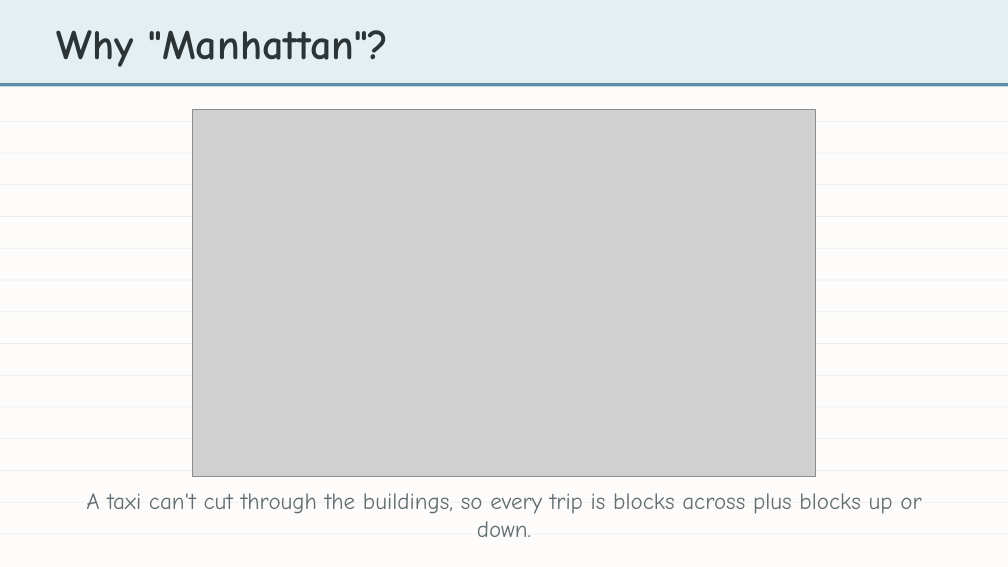
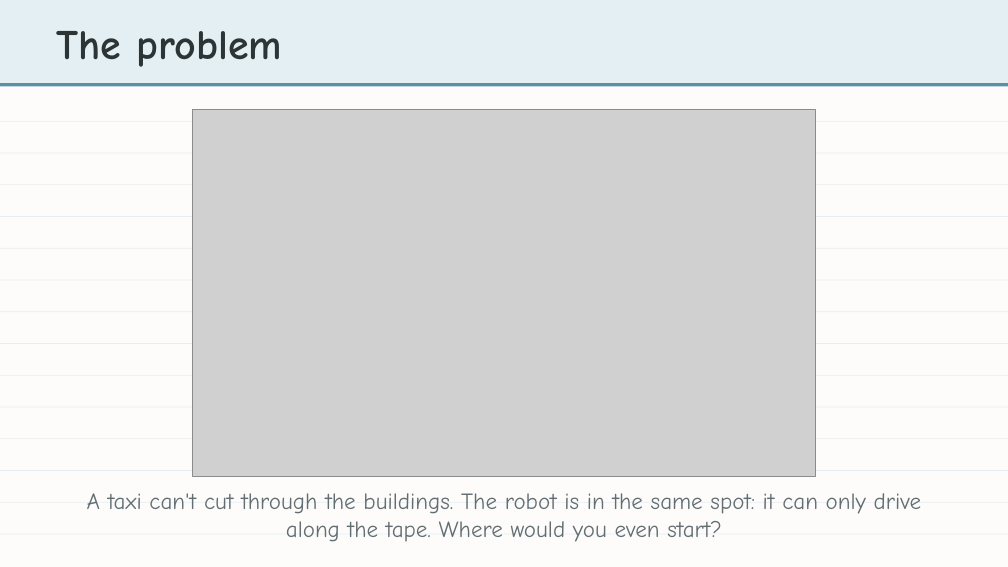
Before and after one commit to bradamiller/LearningPython, a slide deck: slide 2 of static/slides/module-04-manhattan/module-4-lesson-00-overview.pptx (slide 10 before the commit). Drawn at 1008x567 pixels with LibreOffice and Linux fonts; fonts in the diff are those of the drawing; grey boxes stand for pictures. Boxes give left, top, right and bottom in pixels: in the first picture for what was removed or moved away, otherwise in the second. Text is boxed around its words. In the diff, an @@ line names an element or a change of style, - is before the commit and + after.

```diff
--- a/static/slides/module-04-manhattan/module-4-lesson-00-overview.pptx
+++ b/static/slides/module-04-manhattan/module-4-lesson-00-overview.pptx
@@ text at (57,31,282,67): text changed @@
-Why "Manhattan"?
+The problem
@@ text at (87,493,921,542): text changed @@
-A taxi can't cut through the buildings, so every trip is blocks across plus blocks up or down.
+A taxi can't cut through the buildings. The robot is in the same spot: it can only drive along the tape. Where would you even start?
```
Also in this commit, not shown: 2 other slides changed, 1 slide removed, 2 other files.
